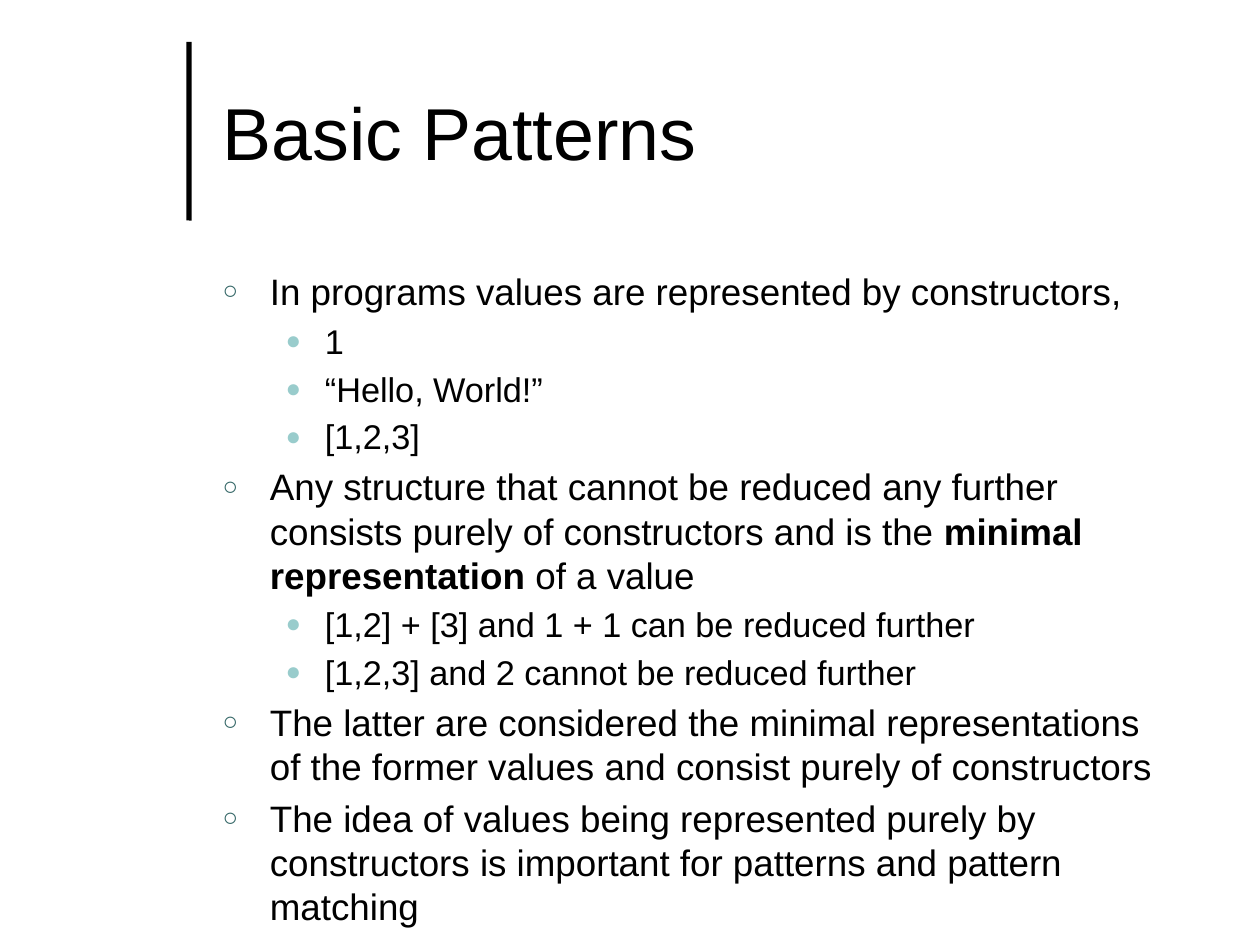
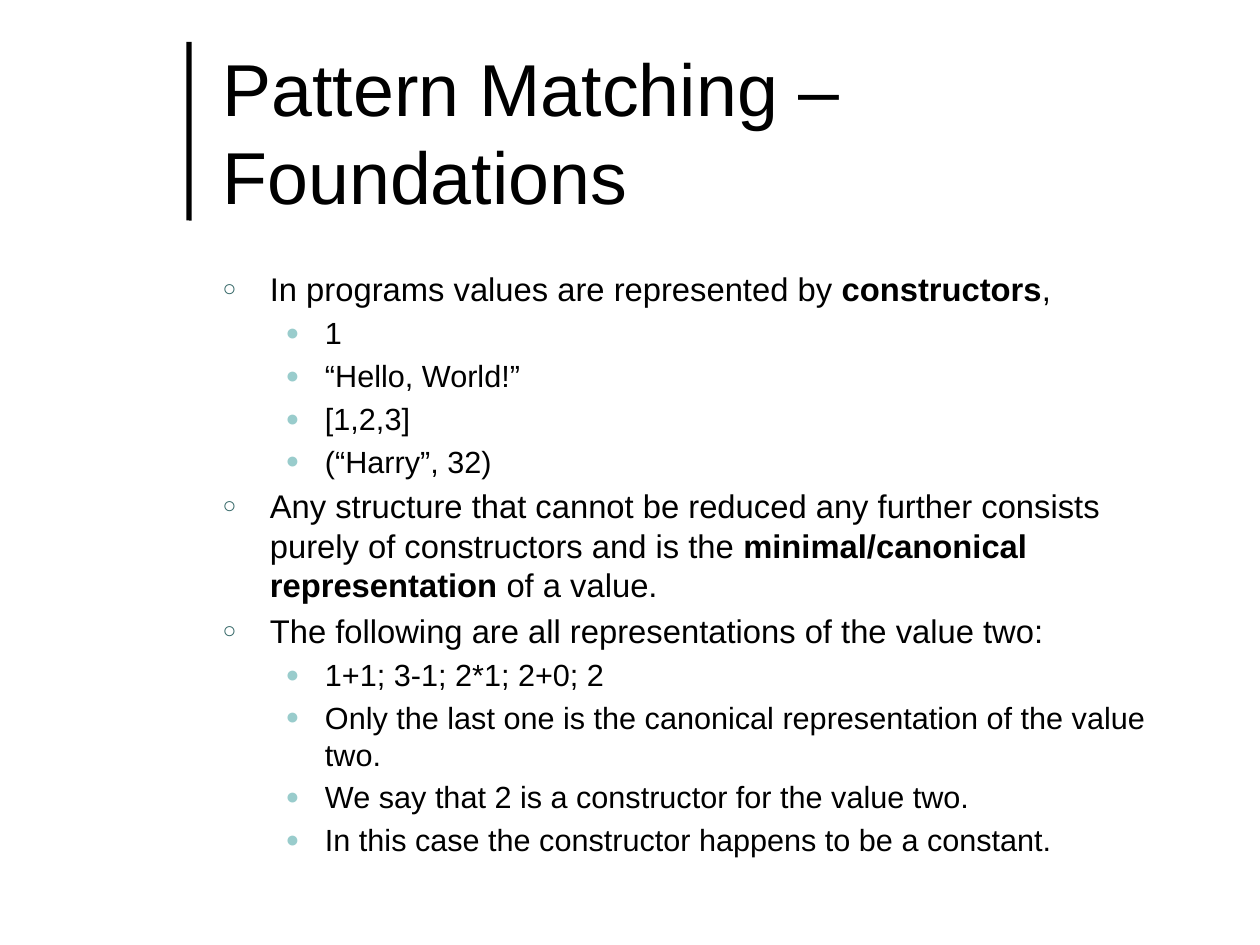
Before and after one commit to lutzhamel/CSC493, a slide deck: slide 4 of notes/csc493-ln004.pptx (slide 3 before the commit). Drawn at 1260x945 pixels with LibreOffice and Linux fonts; fonts in the diff are those of the drawing; background and template pictures are left out. Boxes give left, top, right and bottom in pixels: in the first picture for what was removed or moved away, otherwise in the second. Text is boxed around its words. In the diff, an @@ line names an element or a change of style, - is before the commit and + after.

```diff
--- a/notes/csc493-ln004.pptx
+++ b/notes/csc493-ln004.pptx
@@ title at (223,62,778,205): text changed @@
-Basic Patterns
+Pattern Matching – Foundations
@@ text at (270,277,1051,436): size 21 to 18.8 pt in "In programs values are represented by constructors,"; bold on in "constructors,"; size 19.6 to 17.5 pt in "1", "“Hello, World!”", "[1,2,3]" @@
@@ text at (270,450,1145,857): text changed; size 21 to 17.5 pt @@
-○ Any structure that cannot be reduced any further consists purely of constructors and is the minimal representation of a value
-  ● [1,2] + [3] and 1 + 1 can be reduced further
-  ● [1,2,3] and 2 cannot be reduced further
-○ The latter are considered the minimal representations of the former values and consist purely of constructors
-○ The idea of values being represented purely by constructors is important for patterns and pattern matching
+  ● (“Harry”, 32)
+○ Any structure that cannot be reduced any further consists purely of constructors and is the minimal/canonical representation of a value.
+○ The following are all representations of the value two:
+  ● 1+1; 3-1; 2*1; 2+0; 2
+  ● Only the last one is the canonical representation of the value two.
+  ● We say that 2 is a constructor for the value two.
+  ● In this case the constructor happens to be a constant.
```
Also in this commit, not shown: 6 other slides changed, 5 slides added, 12 other files.
